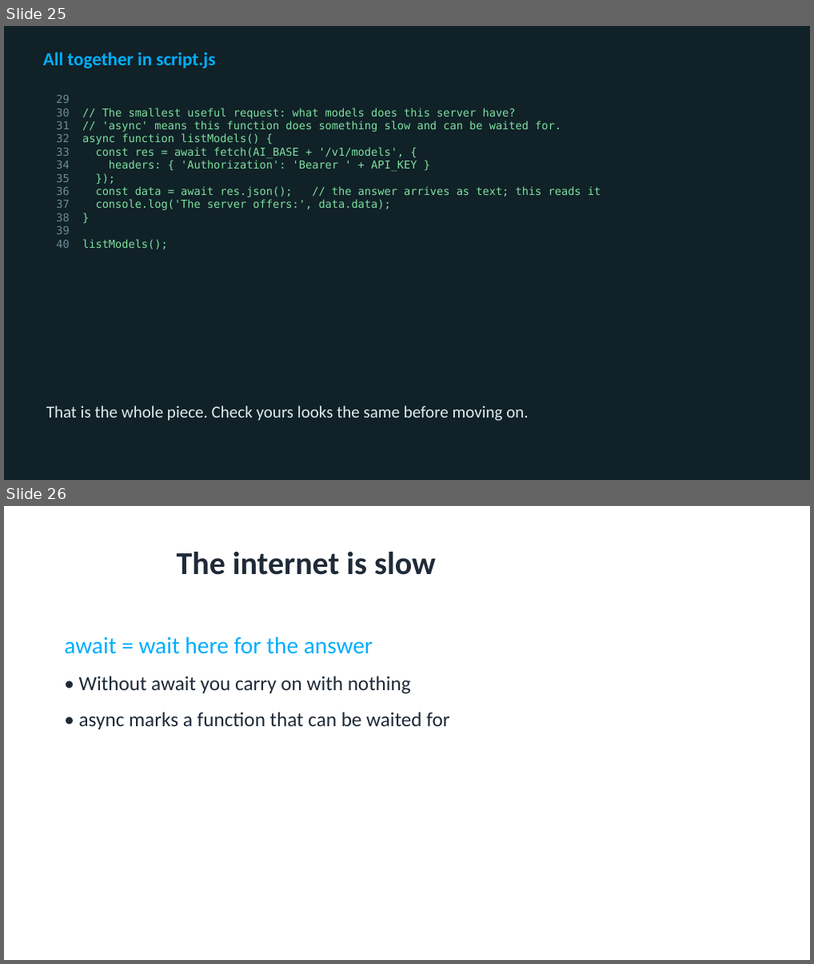
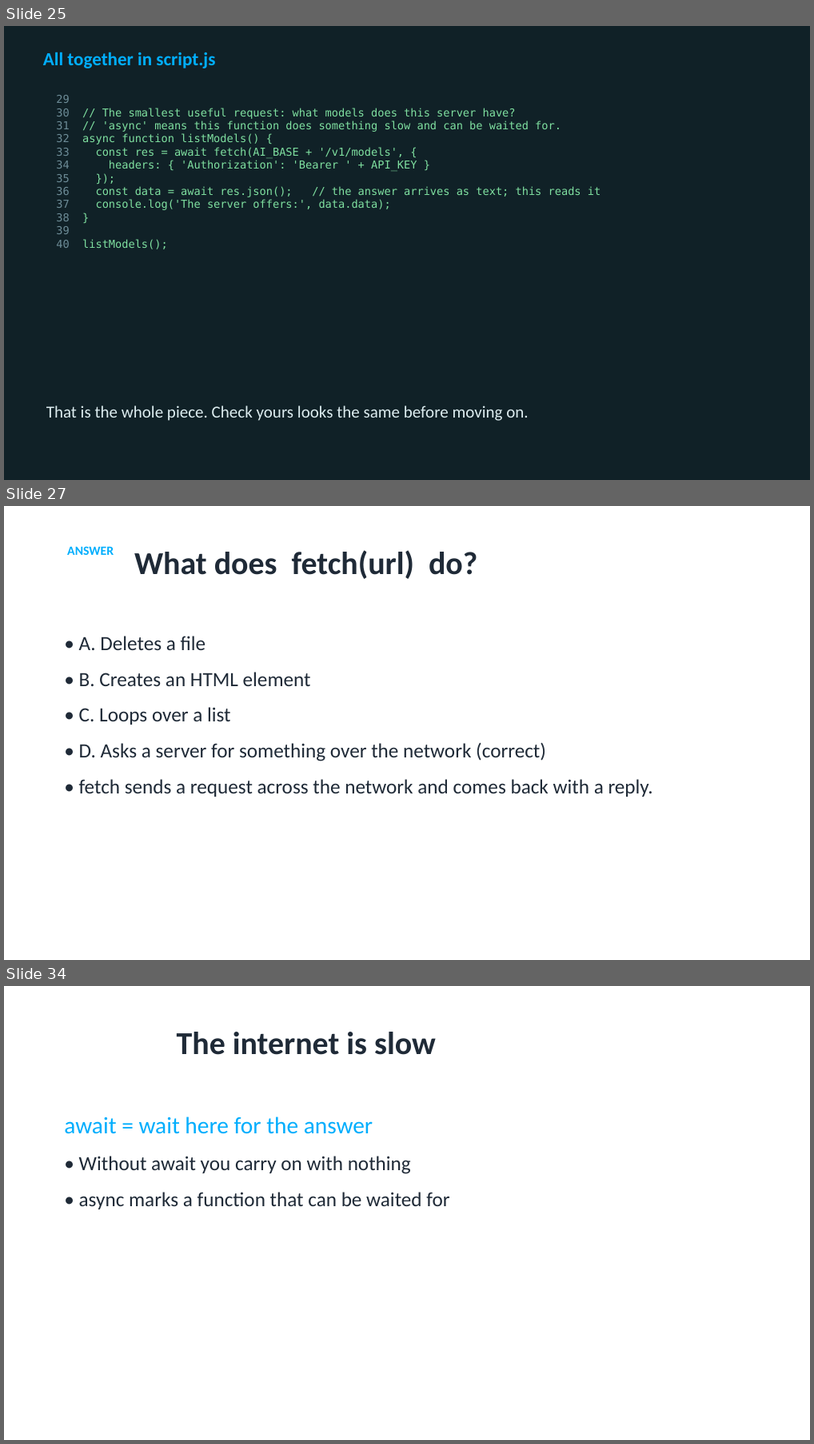
Before and after one commit to utgapps/utgapps.github.io, a slide deck: ai101/slides/week-03.pptx. Shown one above the other, each under a label of ours: slides 25 and 26 before the commit, slides 25, 27 and 34 after it; the slides between them are not shown. The pictures are 814x964 and 814x1444 pixels, drawn with LibreOffice and Linux fonts; fonts in the diff are those of the drawing. Boxes give left, top, right and bottom in pixels: in the first picture for what was removed or moved away, otherwise in the second. Text is boxed around its words. In the diff, an @@ line names an element or a change of style, - is before the commit and + after.

```diff
--- a/ai101/slides/week-03.pptx
+++ b/ai101/slides/week-03.pptx
@@ slide 27 added at (x1=4, y1=506, x2=810, y2=960), background #FFFFFF @@
@@ text added at (x1=67, y1=546, x2=114, y2=555), 15 pt, text #01AEFD, bold @@
+ANSWER
@@ title added at (x1=134, y1=550, x2=478, y2=579), 38 pt, text #1F2A37, bold @@
+What does fetch(url) do?
@@ text added at (x1=79, y1=636, x2=654, y2=796), 24 pt, text #1F2A37 @@
+• A. Deletes a file
+• B. Creates an HTML element
+• C. Loops over a list
+• D. Asks a server for something over the network (correct)
+• fetch sends a request across the network and comes back with a reply.
@@ what was slide 26 is now slide 34 @@
```
Also in this commit, not shown: 7 other slides added, 32 other files.
